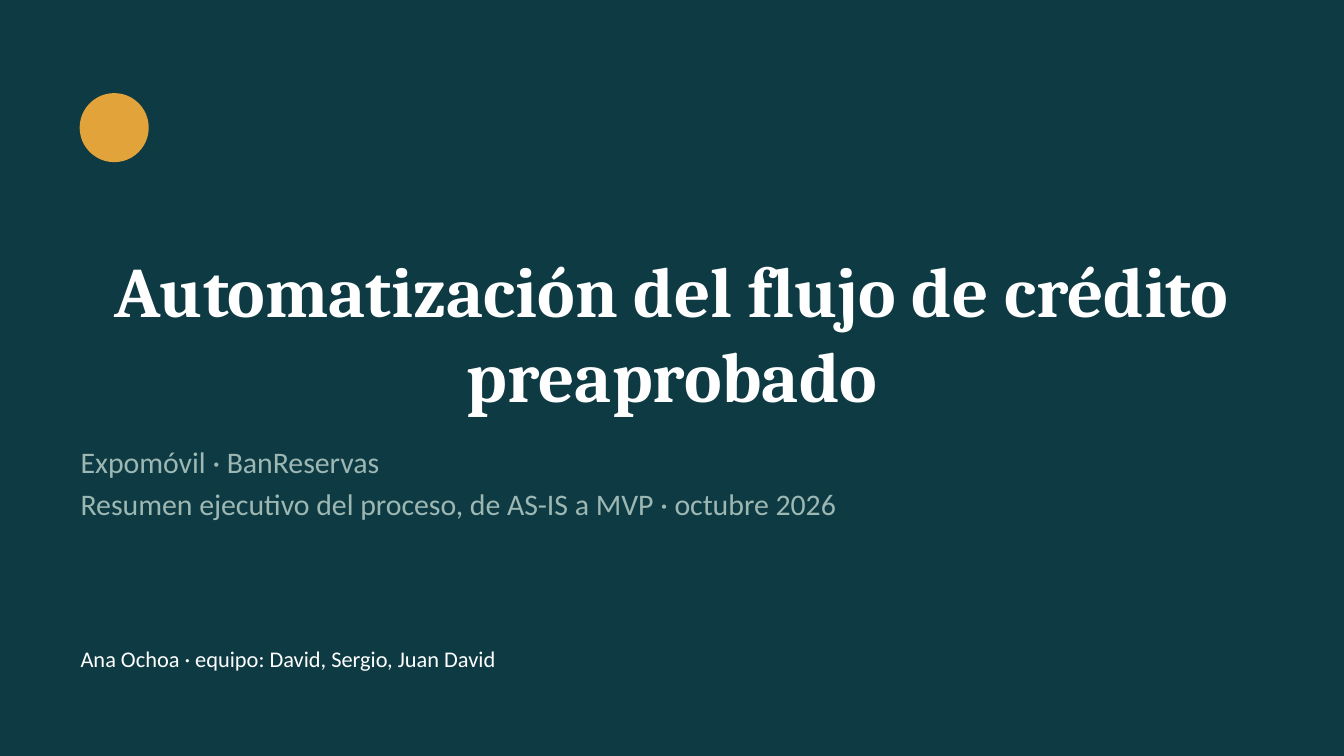
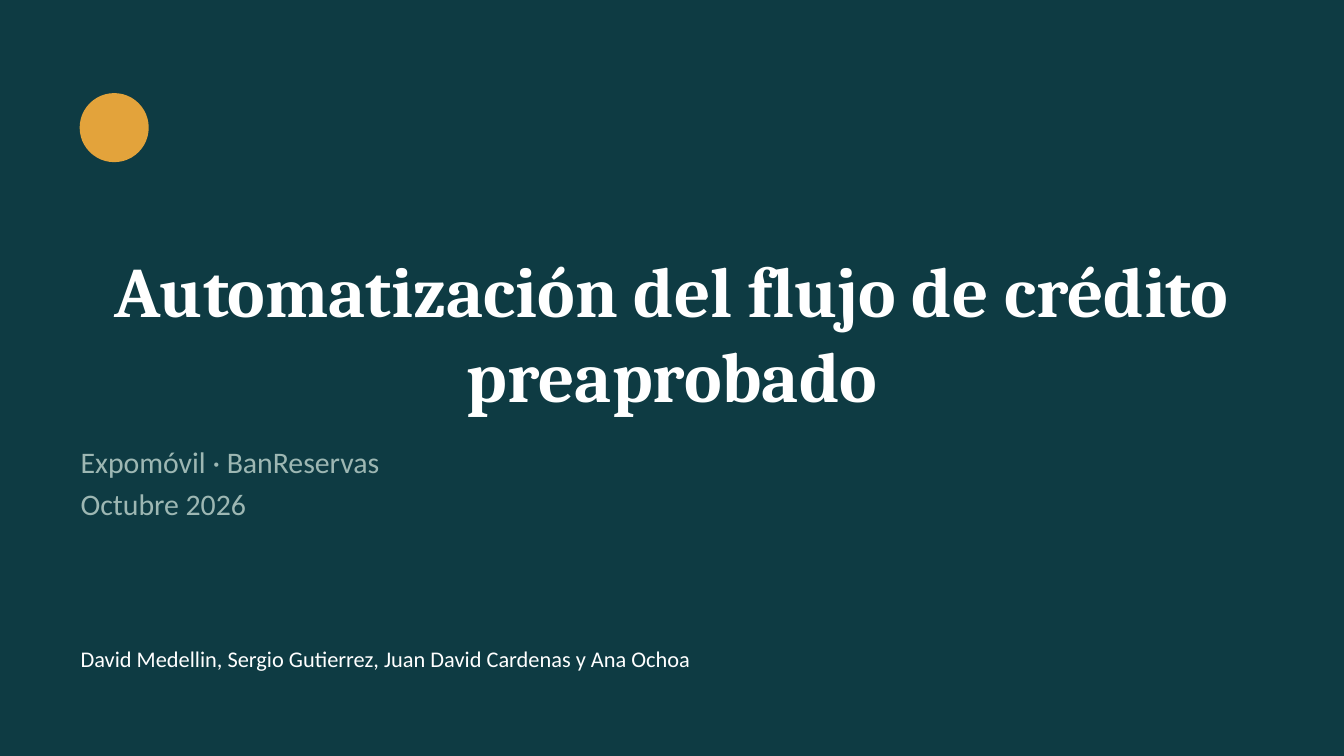
Before and after one commit to anaochoar92-lang/Flujo-de-credito, a slide deck: slide 1 of trabajos/mi-proceso/Automatización PPT.pptx. Drawn at 1344x756 pixels with LibreOffice and Linux fonts; fonts in the diff are those of the drawing. Boxes give left, top, right and bottom in pixels: in the first picture for what was removed or moved away, otherwise in the second. Text is boxed around its words. In the diff, an @@ line names an element or a change of style, - is before the commit and + after.

```diff
--- a/trabajos/mi-proceso/Automatización PPT.pptx
+++ b/trabajos/mi-proceso/Automatización PPT.pptx
@@ text at [81, 494, 246, 515]: text changed @@
-Resumen ejecutivo del proceso, de AS-IS a MVP · octubre 2026
+Octubre 2026
@@ text at [81, 651, 690, 671]: text changed @@
-Ana Ochoa · equipo: David, Sergio, Juan David
+David Medellin, Sergio Gutierrez, Juan David Cardenas y Ana Ochoa
```
Also in this commit, not shown: 5 other slides changed.
